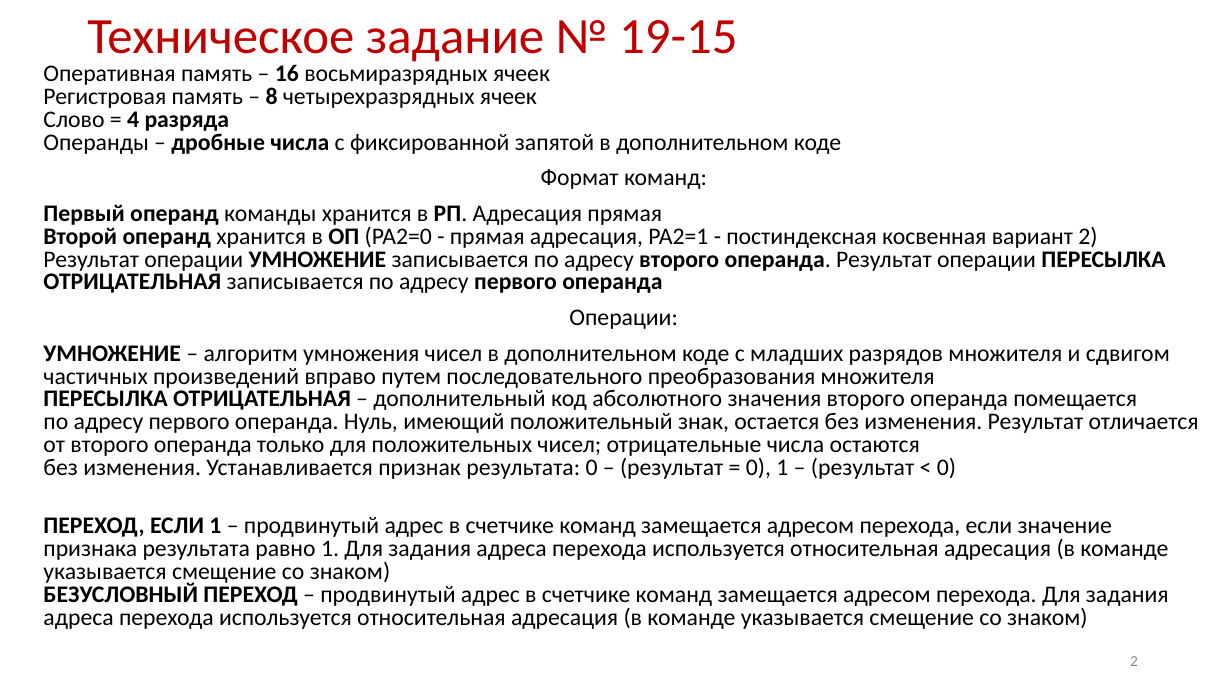
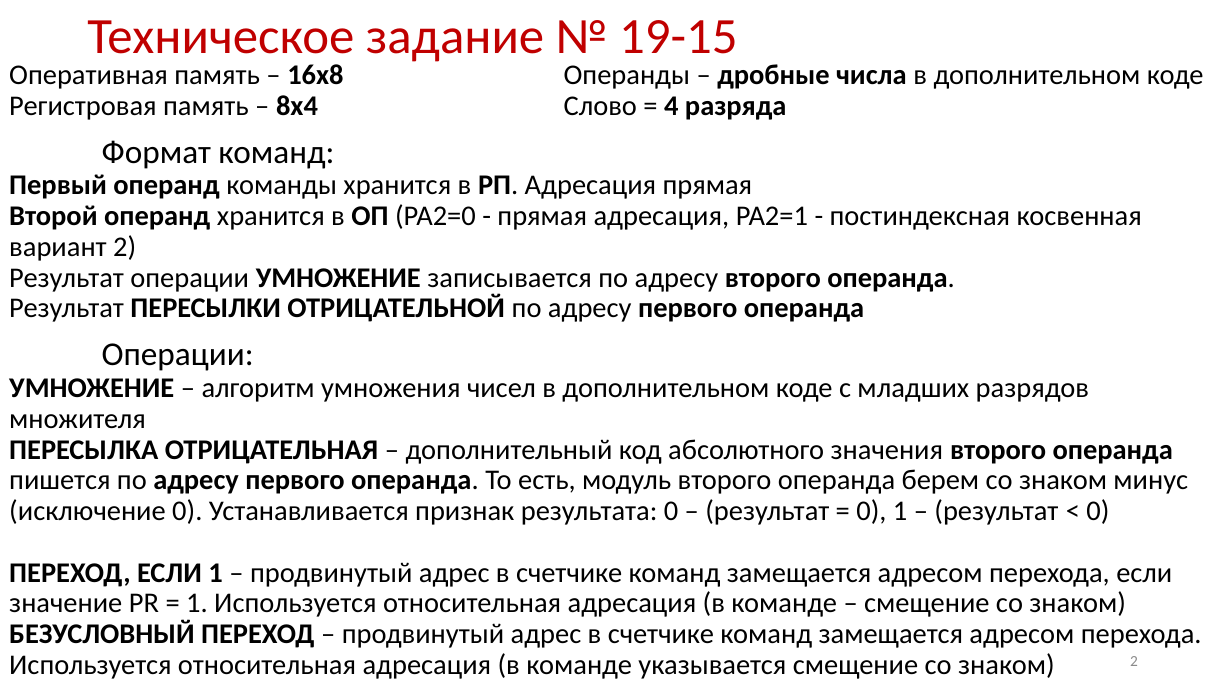
Before and after one commit to meyakovenkoj/processor-coursework, a slide deck: slide 2 of docs/Готовое/процессор.pptx. Drawn at 1232x693 pixels with LibreOffice and Linux fonts; fonts in the diff are those of the drawing. Boxes give left, top, right and bottom in pixels: in the first picture for what was removed or moved away, otherwise in the second. Text is boxed around its words. In the diff, an @@ line names an element or a change of style, - is before the commit and + after.

```diff
--- a/docs/Готовое/процессор.pptx
+++ b/docs/Готовое/процессор.pptx
@@ text at (9,64,1204,679): text changed; size 18.5 to 22.2 pt @@
-Оперативная память – 16 восьмиразрядных ячеек
-Регистровая память – 8 четырехразрядных ячеек
-Слово = 4 разряда
-Операнды – дробные числа с фиксированной запятой в дополнительном коде
-Формат команд:
-Первый операнд команды хранится в РП. Адресация прямая
-Второй операнд хранится в ОП (PA2=0 - прямая адресация, PA2=1 - постиндексная косвенная вариант 2)
-Результат операции УМНОЖЕНИЕ записывается по адресу второго операнда. Результат операции ПЕРЕСЫЛКА ОТРИЦАТЕЛЬНАЯ записывается по адресу первого операнда
-Операции:
-УМНОЖЕНИЕ – алгоритм умножения чисел в дополнительном коде с младших разрядов множителя и сдвигом частичных произведений вправо путем последовательного преобразования множителя
-ПЕРЕСЫЛКА ОТРИЦАТЕЛЬНАЯ – дополнительный код абсолютного значения второго операнда помещается
-по адресу первого операнда. Нуль, имеющий положительный знак, остается без изменения. Результат отличается от второго операнда только для положительных чисел; отрицательные числа остаются
-без изменения. Устанавливается признак результата: 0 – (результат = 0), 1 – (результат < 0)
-ПЕРЕХОД, ЕСЛИ 1 – продвинутый адрес в счетчике команд замещается адресом перехода, если значение признака результата равно 1. Для задания адреса перехода используется относительная адресация (в команде указывается смещение со знаком)
-БЕЗУСЛОВНЫЙ ПЕРЕХОД – продвинутый адрес в счетчике команд замещается адресом перехода. Для задания адреса перехода используется относительная адресация (в команде указывается смещение со знаком)
+Оперативная память – 16x8 Операнды – дробные числа в дополнительном коде
+Регистровая память – 8x4 Слово = 4 разряда
+Формат команд:
+Первый операнд команды хранится в РП. Адресация прямая
+Второй операнд хранится в ОП (PA2=0 - прямая адресация, PA2=1 - постиндексная косвенная вариант 2)
+Результат операции УМНОЖЕНИЕ записывается по адресу второго операнда.
+Результат ПЕРЕСЫЛКИ ОТРИЦАТЕЛЬНОЙ по адресу первого операнда
+Операции:
+УМНОЖЕНИЕ – алгоритм умножения чисел в дополнительном коде с младших разрядов множителя
+ПЕРЕСЫЛКА ОТРИЦАТЕЛЬНАЯ – дополнительный код абсолютного значения второго операнда пишется по адресу первого операнда. То есть, модуль второго операнда берем со знаком минус
+(исключение 0). Устанавливается признак результата: 0 – (результат = 0), 1 – (результат < 0)
+ПЕРЕХОД, ЕСЛИ 1 – продвинутый адрес в счетчике команд замещается адресом перехода, если значение PR = 1. Используется относительная адресация (в команде – смещение со знаком)
+БЕЗУСЛОВНЫЙ ПЕРЕХОД – продвинутый адрес в счетчике команд замещается адресом перехода.
+Используется относительная адресация (в команде указывается смещение со знаком)
```
Also in this commit, not shown: 6 other slides changed, 1 other file.
